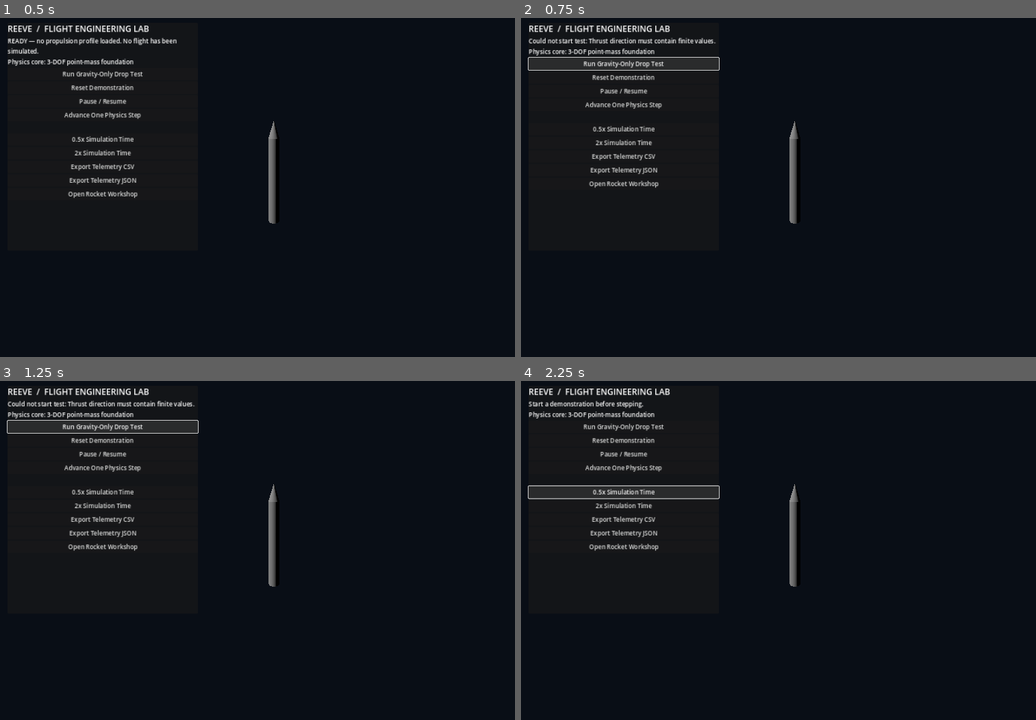
Above: before the commit, frames 1-4 (two rows, left to right).
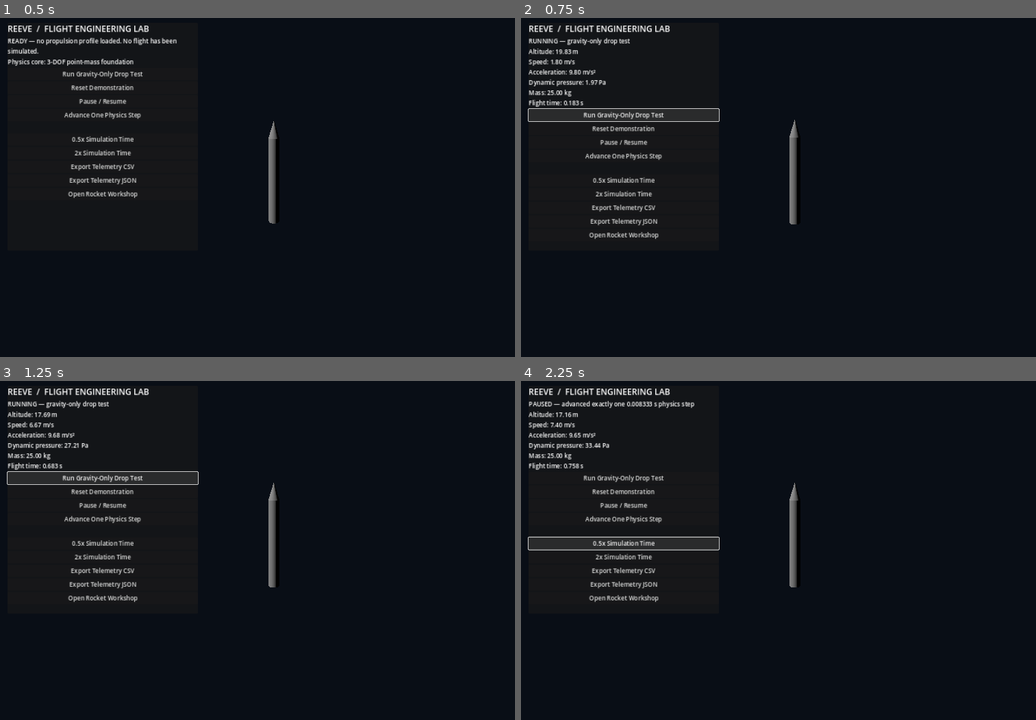
Above: after the commit, the same moments.

Repository: Inflare12/Reeve
Game: Godot game, scene res://scenes/main/main.tscn
Same seed, same stepped clock (60 frames per second), same inputs: the game is played once before the commit and once after it.
Inputs:
- Up to frame 1 (0.5 s): no input
- Up to frame 2 (0.75 s): click "Run Gravity-Only Drop Test" at 0.5 s
- Up to frame 3 (1.25 s): no input
- Up to frame 4 (2.25 s): click "Advance One Physics Step" at 1.25 s; click "0.5x Simulation Time" at 2 s

Frame 1 is identical in both runs. In frame 2, 3.7% of the frame differs, in the area x 1-54%, y 5-66%; in frame 3, 3.7%; in frame 4, 3.9%.

Commit message:
Remove stale validation branch after rotational input checks

Diff:
--- a/scripts/physics/simulation_controller.gd
+++ b/scripts/physics/simulation_controller.gd
@@ -155,8 +155,6 @@
 		if inertia.x <= 0.0 or inertia.y <= 0.0 or inertia.z <= 0.0:
 			return "Positive diagonal inertia values are required for rotational dynamics."
 	if supplied_model.has("ground_altitude_m"):
-		return "Thrust direction must contain finite values."
-	if supplied_model.has("ground_altitude_m"):
 		var ground_altitude: float = float(supplied_model.ground_altitude_m)
 		if not is_finite(ground_altitude):
 			return "Ground altitude must be finite."
